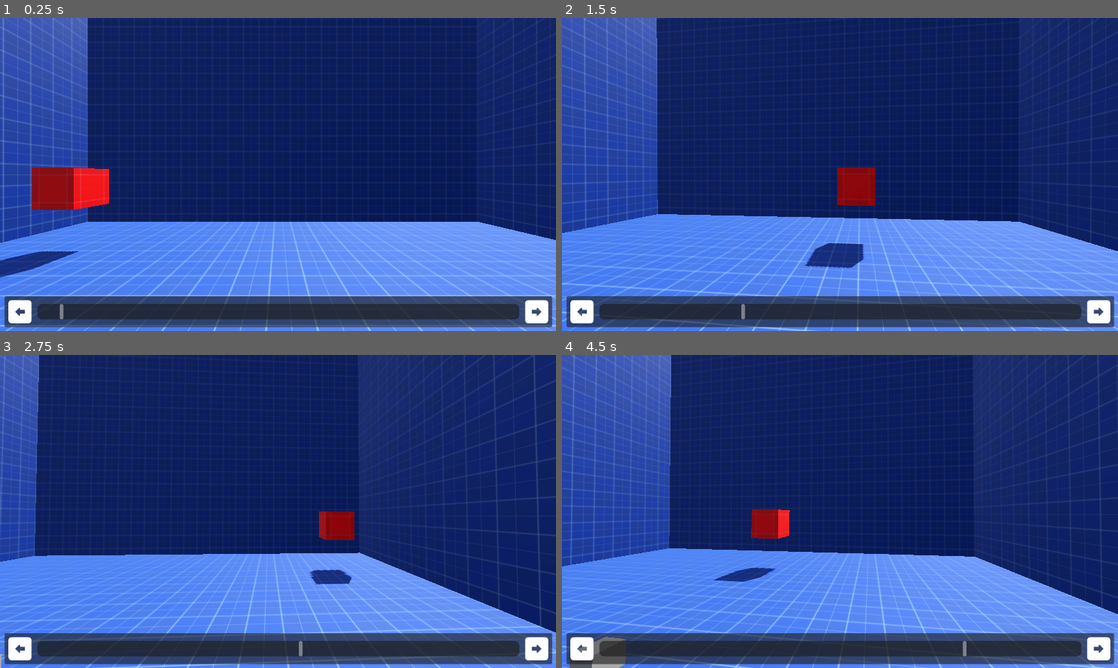
Above: before the commit, frames 1-4 (two rows, left to right).
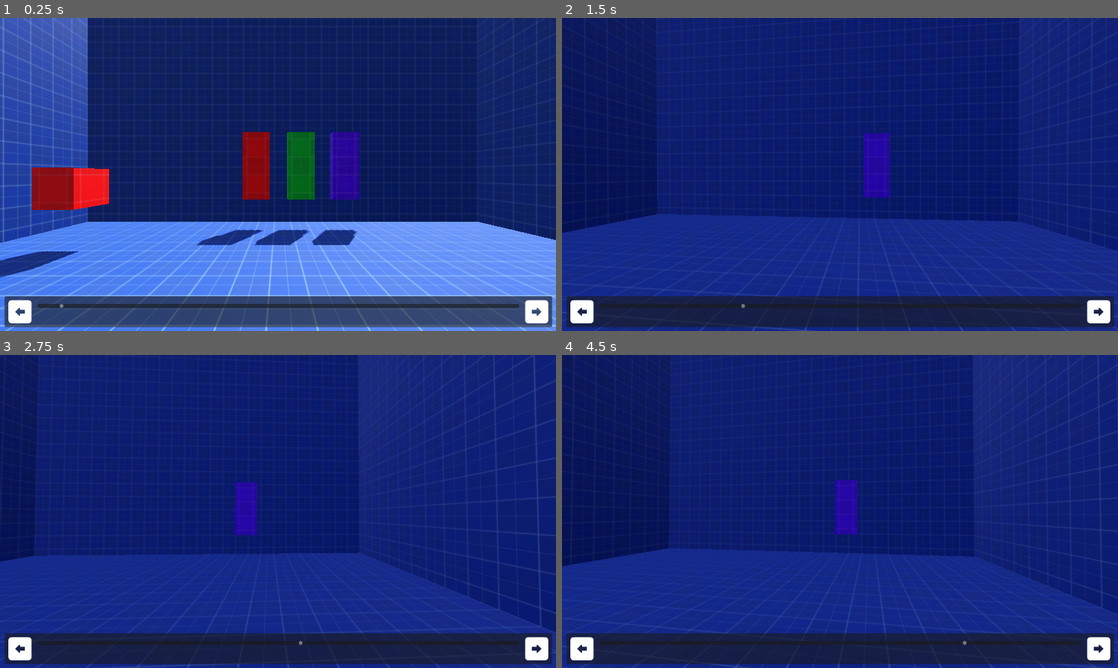
Above: after the commit, the same moments.

Repository: Lyfriss/GMTK_summer_game_jam
Game: Godot game, scene res://Levels/level_0.tscn
Two runs of this game, one before a commit and one after it. Both use one fixed random seed, a clock stepped at 60 frames per second and the inputs below. The project has no main scene, so this scene is started directly.
Inputs (mouse positions are in pixels of both pictures, inside the frame that each line leads up to):
- Up to frame 1 (0.25 s): no input
- Up to frame 2 (1.5 s): move the mouse to (867, 174) at 0.52 s; hold D (move_right) 0.53-1.28 s; hold Up (recording_next_layer, bound only after the commit) 0.53-1.28 s; tap Down (recording_previus_layer, bound only after the commit) at 0.8, 1.35 s; move the mouse to (812, 174) at 1.27 s; hold S (move_backward) from 1.28 s (still down)
- Up to frame 3 (2.75 s): tap Up (recording_next_layer, bound only after the commit) at 1.55 s; move the mouse to (289, 505) at 2.02 s; release S (move_backward) at 2.03 s; hold D (move_right) from 2.03 s (still down); hold Down (recording_previus_layer, bound only after the commit) from 2.03 s (still down); tap F (Interact) at 2.1 s
- Up to frame 4 (4.5 s): move the mouse to (834, 517) at 2.77 s; release Down (recording_previus_layer, bound only after the commit) at 2.78 s; tap W (move_foward) at 2.85 s; tap Up (recording_next_layer, bound only after the commit) at 3.05 s; move the mouse to (878, 514) at 3.52 s; release D (move_right) at 3.53 s; hold Left (recording_scroll_backward) 3.53-4.28 s; hold A (move_left) from 3.53 s (still down); tap Down (recording_previus_layer, bound only after the commit) at 3.8 s; move the mouse to (795, 508) at 4.27 s; tap Right (recording_scroll_foward) at 4.35 s

The runs differ from the first frame. In frame 1, 7.3% of the frame differs, in the area x 6-94%, y 36-97%; in frame 2, 42%; in frame 3, 32%; in frame 4, 43%, in the area x 0-100%, y 0-100%.

Commit message:
Switch between diferen layers

Diff:
--- a/Levels/level_0.tscn
+++ b/Levels/level_0.tscn
@@ -108,6 +108,78 @@
 [sub_resource type="BoxShape3D" id="BoxShape3D_5pqfd"]
 size = Vector3(1.05, 1.05, 1.05)
 
+[sub_resource type="ShaderMaterial" id="ShaderMaterial_epnel"]
+render_priority = 0
+shader = ExtResource("1_o6pxs")
+shader_parameter/world_uv = false
+shader_parameter/object_uv = false
+shader_parameter/object_uv_scale = Vector2(1, 1)
+shader_parameter/preset_color = 2
+shader_parameter/base_color = Color(0, 0, 0, 1)
+shader_parameter/metalic = 0.25
+shader_parameter/roughness = 0.75
+shader_parameter/grid_scale = 1.0
+shader_parameter/grid_width = 0.01
+shader_parameter/grid_color = Color(0.8, 0.8, 0.8, 1)
+shader_parameter/inside_scale = 1.0
+shader_parameter/inside_width = 0.01
+shader_parameter/inside_color = Color(0.8, 0.8, 0.8, 0.8)
+shader_parameter/checkered = true
+shader_parameter/sub_checkered_grid = false
+shader_parameter/checkered_color = Color(0.25, 0.25, 0.25, 1)
+shader_parameter/checkered_blend_color = 0.1
+shader_parameter/use_inside_uv = false
+shader_parameter/use_albedo_color = false
+shader_parameter/albedo_alpha = 0.5
+
+[sub_resource type="ShaderMaterial" id="ShaderMaterial_5pqfd"]
+render_priority = 0
+shader = ExtResource("1_o6pxs")
+shader_parameter/world_uv = false
+shader_parameter/object_uv = false
+shader_parameter/object_uv_scale = Vector2(1, 1)
+shader_parameter/preset_color = 5
+shader_parameter/base_color = Color(0, 0, 0, 1)
+shader_parameter/metalic = 0.25
+shader_parameter/roughness = 0.75
+shader_parameter/grid_scale = 1.0
+shader_parameter/grid_width = 0.01
+shader_parameter/grid_color = Color(0.8, 0.8, 0.8, 1)
+shader_parameter/inside_scale = 1.0
+shader_parameter/inside_width = 0.01
+shader_parameter/inside_color = Color(0.8, 0.8, 0.8, 0.8)
+shader_parameter/checkered = true
+shader_parameter/sub_checkered_grid = false
+shader_parameter/checkered_color = Color(0.25, 0.25, 0.25, 1)
+shader_parameter/checkered_blend_color = 0.1
+shader_parameter/use_inside_uv = false
+shader_parameter/use_albedo_color = false
+shader_parameter/albedo_alpha = 0.5
+
+[sub_resource type="ShaderMaterial" id="ShaderMaterial_am1cx"]
+render_priority = 0
+shader = ExtResource("1_o6pxs")
+shader_parameter/world_uv = false
+shader_parameter/object_uv = false
+shader_parameter/object_uv_scale = Vector2(1, 1)
+shader_parameter/preset_color = 7
+shader_parameter/base_color = Color(0, 0, 0, 1)
+shader_parameter/metalic = 0.25
+shader_parameter/roughness = 0.75
+shader_parameter/grid_scale = 1.0
+shader_parameter/grid_width = 0.01
+shader_parameter/grid_color = Color(0.8, 0.8, 0.8, 1)
+shader_parameter/inside_scale = 1.0
+shader_parameter/inside_width = 0.01
+shader_parameter/inside_color = Color(0.8, 0.8, 0.8, 0.8)
+shader_parameter/checkered = true
+shader_parameter/sub_checkered_grid = false
+shader_parameter/checkered_color = Color(0.25, 0.25, 0.25, 1)
+shader_parameter/checkered_blend_color = 0.1
+shader_parameter/use_inside_uv = false
+shader_parameter/use_albedo_color = false
+shader_parameter/albedo_alpha = 0.5
+
 [node name="Level0" type="Node3D"]
 
 [node name="WorldEnvironment" type="WorldEnvironment" parent="."]
@@ -118,6 +190,7 @@
 shadow_enabled = true
 
 [node name="Level Geometry" type="CSGCombiner3D" parent="."]
+layers = 15
 use_collision = true
 
 [node name="CSGBox3D" type="CSGBox3D" parent="Level Geometry"]
@@ -152,3 +225,21 @@
 [node name="CollisionShape3D" type="CollisionShape3D" parent="Puzle/CSGBox3D2/InteractComponent"]
 shape = SubResource("BoxShape3D_5pqfd")
 debug_color = Color(0.0980392, 0.560784, 0, 0.764706)
+
+[node name="CSGBox3D3" type="CSGBox3D" parent="Puzle"]
+transform = Transform3D(1, 0, 0, 0, 1, 0, 0, 0, 1, -3, 7, -22)
+layers = 3
+size = Vector3(3, 7.5, 1)
+material = SubResource("ShaderMaterial_epnel")
+
+[node name="CSGBox3D4" type="CSGBox3D" parent="Puzle"]
+transform = Transform3D(1, 0, 0, 0, 1, 0, 0, 0, 1, 2, 7, -22)
+layers = 5
+size = Vector3(3, 7.5, 1)
+material = SubResource("ShaderMaterial_5pqfd")
+
+[node name="CSGBox3D5" type="CSGBox3D" parent="Puzle"]
+transform = Transform3D(1, 0, 0, 0, 1, 0, 0, 0, 1, 7, 7, -22)
+layers = 9
+size = Vector3(3, 7.5, 1)
+material = SubResource("ShaderMaterial_am1cx")
--- a/Scenes/player.tscn
+++ b/Scenes/player.tscn
@@ -1,8 +1,9 @@
-[gd_scene load_steps=10 format=3 uid="uid://cdpyxtr216ynv"]
+[gd_scene load_steps=11 format=3 uid="uid://cdpyxtr216ynv"]
 
 [ext_resource type="Script" uid="uid://cf7twcod1r2ue" path="res://Scripts/Player/player.gd" id="1_v0iea"]
 [ext_resource type="Shader" uid="uid://djk7gv4b571rn" path="res://Art/Shaders/grid.gdshader" id="2_cvnsp"]
 [ext_resource type="Script" uid="uid://dj3j74occoako" path="res://Scripts/Player/InteractionArray.gd" id="2_fkybt"]
+[ext_resource type="Script" uid="uid://imh5ub14agbh" path="res://Scripts/Player/PlayerCamera.gd" id="2_x3wgy"]
 [ext_resource type="FontFile" uid="uid://brb077sgnx8xl" path="res://Art/Keyboard & Mouse/Fonts/kenney_input_keyboard_&_mouse.otf" id="3_fkybt"]
 [ext_resource type="Texture2D" uid="uid://cn045sussgory" path="res://Art/Keyboard & Mouse/Default/keyboard_f.png" id="3_x3wgy"]
 
@@ -54,6 +55,20 @@
 [node name="Head" type="Node3D" parent="."]
 
 [node name="Camera3D" type="Camera3D" parent="Head"]
+cull_mask = 1
+script = ExtResource("2_x3wgy")
+all_layer_color = Color(0, 0, 0, 0)
+layer_1_color = Color(1, 0, 0, 0.0980392)
+layer_2_color = Color(0, 1, 0, 0.0980392)
+layer_3_color = Color(0, 0, 1, 0.0980392)
+
+[node name="ColorRect" type="ColorRect" parent="Head/Camera3D"]
+anchors_preset = 15
+anchor_right = 1.0
+anchor_bottom = 1.0
+grow_horizontal = 2
+grow_vertical = 2
+color = Color(1, 1, 1, 0)
 
 [node name="RayCast3D" type="RayCast3D" parent="Head"]
 target_position = Vector3(0, 0, -2)
@@ -101,5 +116,4 @@
 label_settings = SubResource("LabelSettings_x3wgy")
 
 [node name="MeshInstance3D" type="MeshInstance3D" parent="."]
-gi_mode = 0
 mesh = SubResource("SphereMesh_vgqql")
--- a/Scenes/tape_recorder_interface.tscn
+++ b/Scenes/tape_recorder_interface.tscn
@@ -35,7 +35,10 @@
 theme_override_constants/margin_top = 16
 theme_override_constants/margin_bottom = 16
 
-[node name="HScrollBar" type="HScrollBar" parent="MarginContainer/PanelContainer/HBoxContainer/MarginContainer"]
+[node name="VBoxContainer" type="VBoxContainer" parent="MarginContainer/PanelContainer/HBoxContainer/MarginContainer"]
+layout_mode = 2
+
+[node name="HScrollBar" type="HScrollBar" parent="MarginContainer/PanelContainer/HBoxContainer/MarginContainer/VBoxContainer"]
 unique_name_in_owner = true
 layout_mode = 2
 size_flags_horizontal = 3
@@ -46,4 +49,4 @@
 mouse_filter = 2
 texture = ExtResource("3_fbbsc")
 
-[connection signal="value_changed" from="MarginContainer/PanelContainer/HBoxContainer/MarginContainer/HScrollBar" to="." method="_on_h_scroll_bar_value_changed"]
+[connection signal="value_changed" from="MarginContainer/PanelContainer/HBoxContainer/MarginContainer/VBoxContainer/HScrollBar" to="." method="_on_h_scroll_bar_value_changed"]
--- /dev/null
+++ b/Scripts/Player/PlayerCamera.gd
@@ -0,0 +1,32 @@
+class_name PlayerCamera extends Camera3D
+@onready var color_rect: ColorRect = $ColorRect
+
+var current_layer : int = 1
+
+@export var all_layer_color : Color
+@export var layer_1_color : Color
+@export var layer_2_color : Color
+@export var layer_3_color : Color
+
+func _unhandled_input(event: InputEvent) -> void:
+	if event.is_action_pressed("recording_next_layer"):
+		change_layer(current_layer + 1)
+	if event.is_action_pressed("recording_previus_layer"):
+		change_layer(current_layer -1)
+
+func change_layer(next_layer: int) -> void:
+	if next_layer > 4: next_layer = 1
+	if next_layer < 1: next_layer = 4
+	print(next_layer)
+	set_cull_mask_value(current_layer, false)
+	current_layer = next_layer
+	set_cull_mask_value(current_layer, true)
+	match current_layer:
+		1:
+			color_rect.color = all_layer_color
+		2:
+			color_rect.color = layer_1_color
+		3:
+			color_rect.color = layer_2_color
+		4:
+			color_rect.color = layer_3_color
--- a/project.godot
+++ b/project.godot
@@ -42,12 +42,12 @@
 }
 move_up={
 "deadzone": 0.2,
-"events": [Object(InputEventKey,"resource_local_to_scene":fa …(140 unchanged characters)… d":false,"keycode":0,"physical_keycode":81,"key_label":0,"unicode":113,"location":0,"echo":false,"script":null)
+"events": [Object(InputEventKey,"resource_local_to_scene":fa …(140 unchanged characters)… d":false,"keycode":0,"physical_keycode":69,"key_label":0,"unicode":101,"location":0,"echo":false,"script":null)
 ]
 }
 move_down={
 "deadzone": 0.2,
-"events": [Object(InputEventKey,"resource_local_to_scene":fa …(140 unchanged characters)… d":false,"keycode":0,"physical_keycode":69,"key_label":0,"unicode":101,"location":0,"echo":false,"script":null)
+"events": [Object(InputEventKey,"resource_local_to_scene":fa …(140 unchanged characters)… d":false,"keycode":0,"physical_keycode":81,"key_label":0,"unicode":113,"location":0,"echo":false,"script":null)
 ]
 }
 recording_togle_pause={
@@ -80,6 +80,16 @@
 "events": [Object(InputEventKey,"resource_local_to_scene":false,"resource_name":"","device":-1,"window_id":0,"alt_press …(192 unchanged characters)…
 ]
 }
+recording_next_layer={
+"deadzone": 0.2,
+"events": [Object(InputEventKey,"resource_local_to_scene":false,"resource_name":"","device":-1,"window_id":0,"alt_pressed":false,"shift_pressed":false,"ctrl_pressed":false,"meta_pressed":false,"pressed":false,"keycode":0,"physical_keycode":4194320,"key_label":0,"unicode":0,"location":0,"echo":false,"script":null)
+]
+}
+recording_previus_layer={
+"deadzone": 0.2,
+"events": [Object(InputEventKey,"resource_local_to_scene":false,"resource_name":"","device":-1,"window_id":0,"alt_pressed":false,"shift_pressed":false,"ctrl_pressed":false,"meta_pressed":false,"pressed":false,"keycode":0,"physical_keycode":4194322,"key_label":0,"unicode":0,"location":0,"echo":false,"script":null)
+]
+}
 
 [layer_names]
 
Not shown: 1 places in Levels/level_0.tscn that only renumber resources
Not shown, added: Scripts/Player/PlayerCamera.gd.uid
